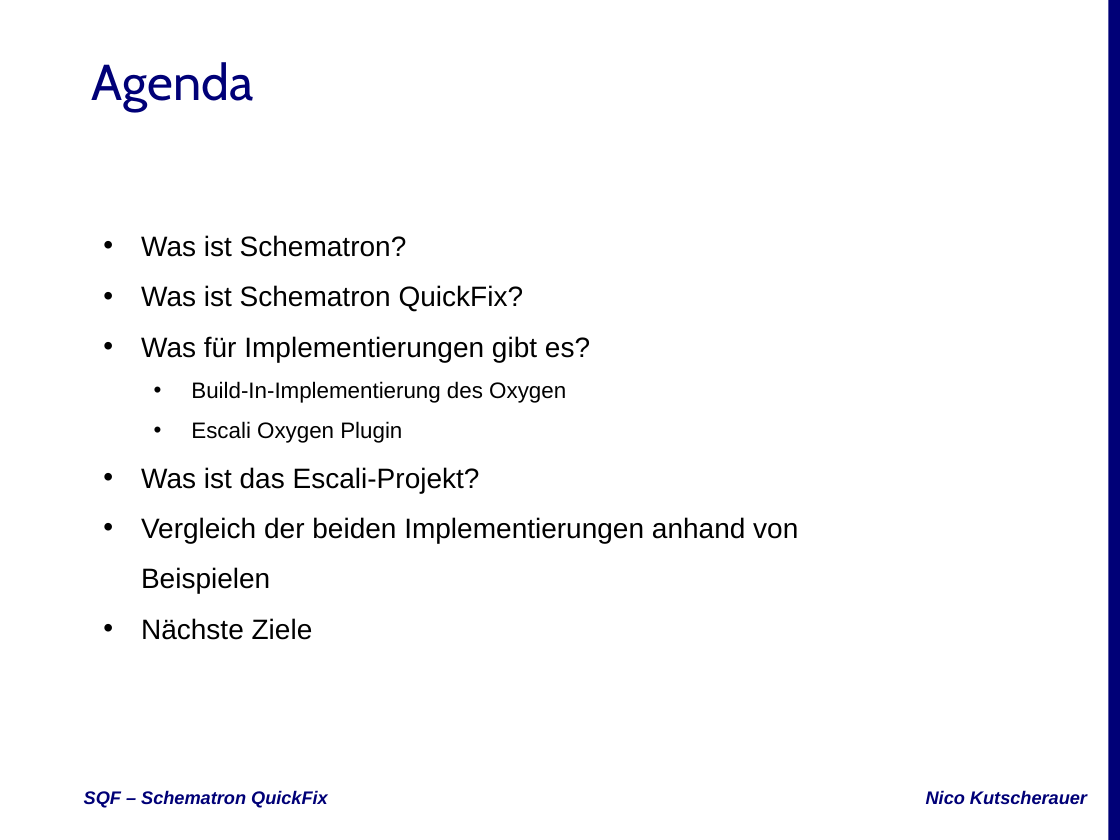
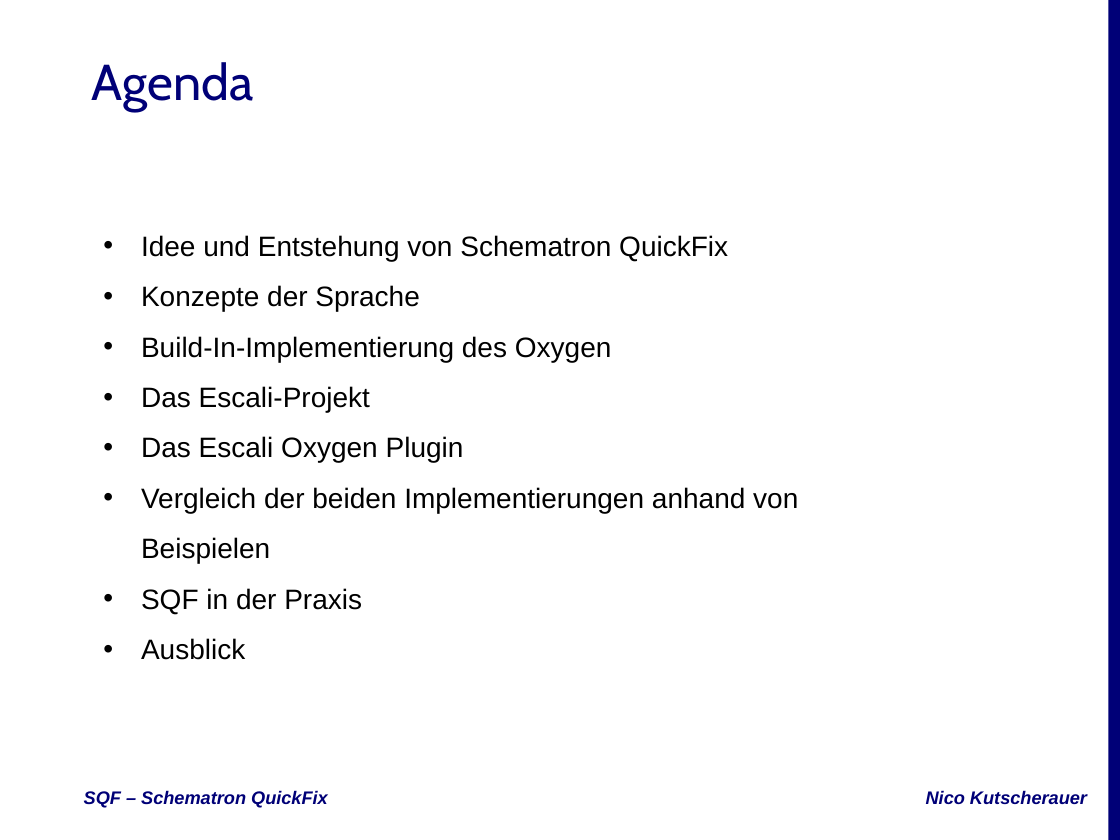
Before and after one commit to nkutsche/SchematronQuickFix-2017-11-17, a slide deck: slide 2 of SQF-Escali.pptx. Drawn at 1120x840 pixels with LibreOffice and Linux fonts; fonts in the diff are those of the drawing; background and template pictures are left out. Boxes give left, top, right and bottom in pixels: in the first picture for what was removed or moved away, otherwise in the second. Text is boxed around its words. In the diff, an @@ line names an element or a change of style, - is before the commit and + after.

```diff
--- a/SQF-Escali.pptx
+++ b/SQF-Escali.pptx
@@ subtitle at (141,235,728,311): text changed @@
-• Was ist Schematron?
-• Was ist Schematron QuickFix?
-• Was für Implementierungen gibt es?
+• Idee und Entstehung von Schematron QuickFix
+• Konzepte der Sprache
@@ subtitle at (141,336,612,362): size 16 to 20 pt in "Build-In-Implementierung des Oxygen"; list level 2 to 1 in "Build-In-Implementierung des Oxygen" @@
@@ subtitle at (141,386,464,463): text changed @@
-  • Escali Oxygen Plugin
-• Was ist das Escali-Projekt?
+• Das Escali-Projekt
+• Das Escali Oxygen Plugin
@@ subtitle at (141,588,362,660): text changed @@
-• Nächste Ziele
+• SQF in der Praxis
+• Ausblick
```
Also in this commit, not shown: 6 other slides changed, 22 slides added, 1 slide removed, 4 other files.
